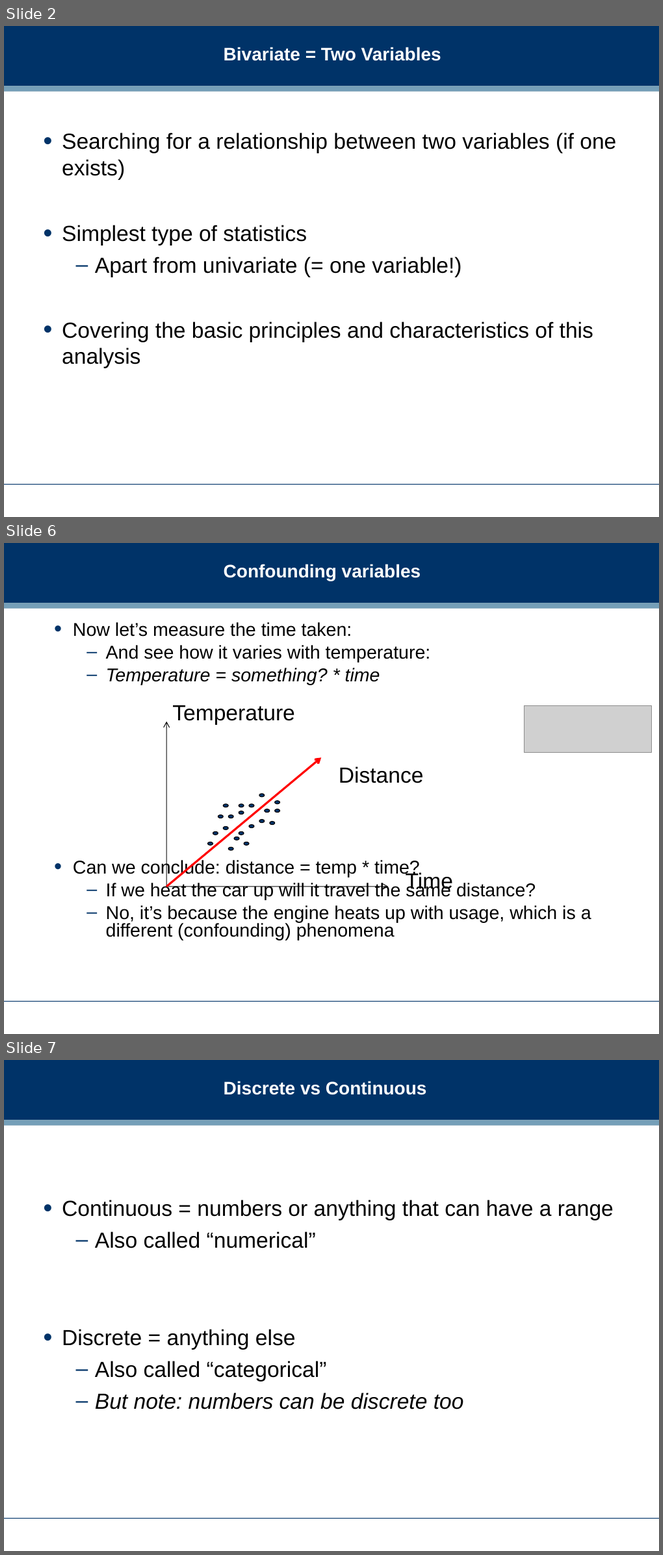
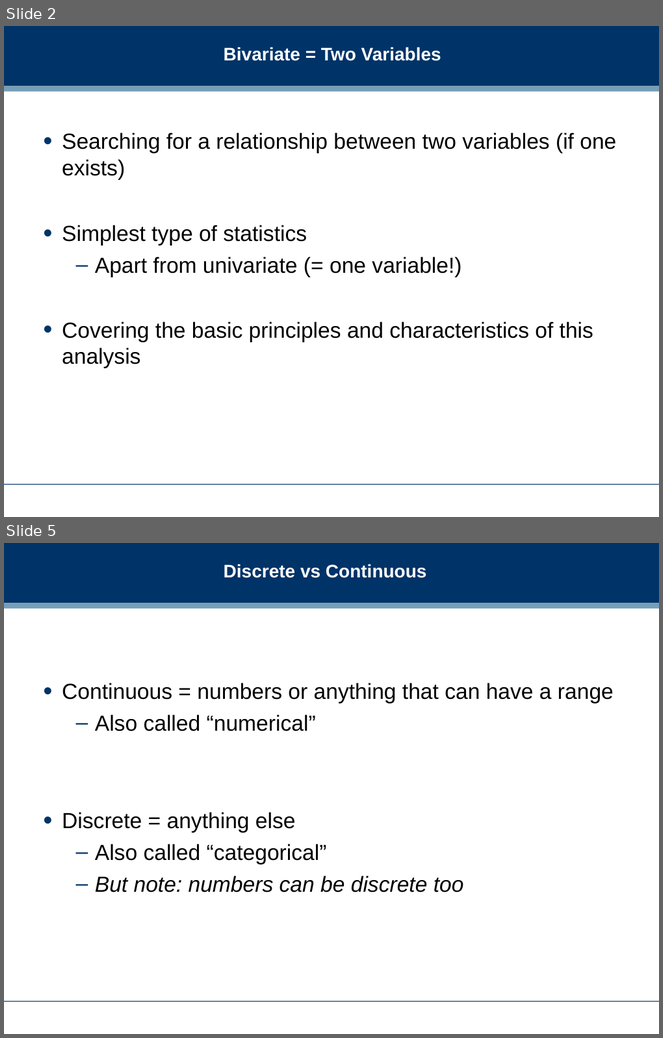
Before and after one commit to dreamind/ix, a slide deck: lectures/making-sense-data/bivariate-analysis.ppt. Shown one above the other, each under a label of ours: slides 2, 6 and 7 before the commit, slides 2 and 5 after it; the slides between them are not shown. The pictures are 663x1555 and 663x1038 pixels, drawn with LibreOffice and Linux fonts; fonts in the diff are those of the drawing; grey boxes stand for pictures; background and template pictures are left out. Boxes give left, top, right and bottom in pixels: in the first picture for what was removed or moved away, otherwise in the second. Text is boxed around its words. In the diff, an @@ line names an element or a change of style, - is before the commit and + after.

```diff
--- a/lectures/making-sense-data/bivariate-analysis.ppt
+++ b/lectures/making-sense-data/bivariate-analysis.ppt
@@ slide 6 removed at (4, 543, 659, 1034), background #FFFFFF; not listed: 3 template elements that a slide beside it also shows @@
@@ title removed at (224, 564, 421, 581) @@
-Confounding variables
@@ text removed at (73, 622, 592, 941) @@
-• Now let’s measure the time taken:
-  – And see how it varies with temperature:
-  – Temperature = something? * time
-• Can we conclude: distance = temp * time?
-  – If we heat the car up will it travel the same distance?
-  – No, it’s because the engine heats up with usage, which is a different (confounding) phenomena
@@ text removed at (172, 705, 295, 725) @@
-Temperature
@@ picture removed at (524, 706, 651, 753) @@
@@ arrow removed from (166, 887) to (166, 722) @@
@@ arrow removed from (166, 887) to (321, 758) @@
@@ text removed at (339, 767, 424, 783) @@
-Distance
@@ ellipse removed at (259, 794, 265, 797) @@
@@ ellipse removed at (218, 815, 224, 818) @@
@@ ellipse removed at (224, 804, 229, 808) @@
@@ ellipse removed at (229, 815, 234, 818) @@
@@ ellipse removed at (239, 811, 244, 814) @@
@@ ellipse removed at (239, 804, 244, 808) @@
@@ ellipse removed at (249, 804, 254, 808) @@
@@ ellipse removed at (265, 809, 270, 812) @@
@@ ellipse removed at (274, 801, 280, 804) @@
@@ ellipse removed at (274, 809, 280, 812) @@
@@ ellipse removed at (213, 832, 218, 835) @@
@@ ellipse removed at (224, 826, 229, 830) @@
@@ ellipse removed at (239, 832, 244, 835) @@
@@ ellipse removed at (249, 824, 254, 828) @@
@@ ellipse removed at (259, 819, 265, 823) @@
@@ ellipse removed at (270, 821, 275, 824) @@
@@ ellipse removed at (207, 843, 213, 846) @@
@@ ellipse removed at (229, 848, 234, 851) @@
@@ ellipse removed at (234, 837, 239, 841) @@
@@ ellipse removed at (244, 843, 249, 846) @@
@@ text removed at (374, 860, 420, 877) @@
-Time
@@ arrow removed from (166, 887) to (389, 887) @@
@@ what was slide 7 is now slide 5 @@
```
Also in this commit, not shown: 8 slides changed, 3 slides added, 3 other slides removed, 8 other files.
